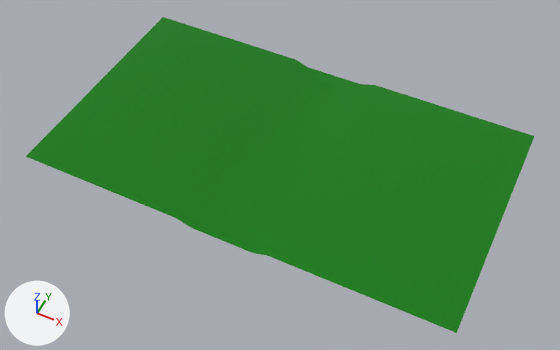
The FBX model 3D/FBX/Ground.fbx as it was, and as the next commit left it.
Rendered twice from a 50 mm lens placed at (15.1, -30.6, 35.5), pointed at (0.4, -1.2, -1.3). The lights are fixed; the arrows at lower left show +X, +Y and +Z. Where no turn or scale is listed for an object, it has been applied to the vertices.

Before the edit, the objects in view are built like this:
```python
mat_ground = principled_material('Ground')
mat_ground.base_color = (0.0, 0.193, 0.0)  # dark green #007a00
mat_ground.roughness = 0.0
me_mesh = bpy.data.meshes.new('Mesh')
me_mesh.from_pydata(...)  # 14 vertices, 12 faces; spans x -14.0..14.0, y -8.0..8.0, z -0.3..0.0
me_mesh.materials.append(mat_ground)  # dark green #007a00
ob_ground = bpy.data.objects.new('Ground', me_mesh)
ob_ground.location = (0.0, 0.0, 0.0)
```
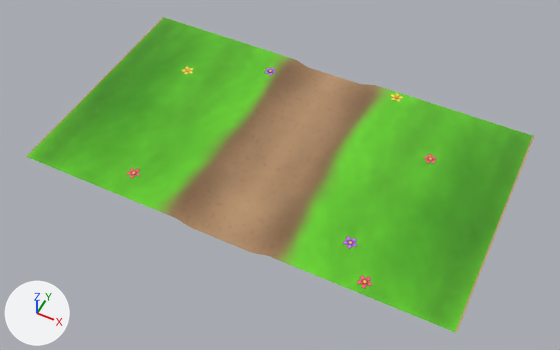
Location of each change, (x1, y1, x2, y2) in pixels of the pictures (560 x 350 px):
'Ground', surface changed, reshaped
    both: (26, 17, 534, 333)
part 1 of me_mesh, added
    after: (343, 237, 372, 288)
part 2 of me_mesh, added
    after: (391, 93, 437, 163)
part 3 of me_mesh, added
    after: (182, 67, 276, 75)
part 4 of me_mesh, added
    after: (127, 168, 140, 178)

The change, as a diff of the scene's bpy script:
```diff
--- a/3D/FBX/Ground.fbx.py
+++ b/3D/FBX/Ground.fbx.py
@@ img_flower_flower_diffuse_yellow_png @@
+img_flower_flower_diffuse_yellow_png = load_image('Flower_Flower_Diffuse_Yellow.png', '../Textures/Flowers/Flower_Flower_Diffuse_Yellow.png', 2048, 2048, 'sRGB')
@@ img_flower_flower_diffuse_purple_png @@
+img_flower_flower_diffuse_purple_png = load_image('Flower_Flower_Diffuse_Purple.png', '../Textures/Flowers/Flower_Flower_Diffuse_Purple.png', 2048, 2048, 'sRGB')
@@ img_flower_flower_diffuse_pink_png @@
+img_flower_flower_diffuse_pink_png = load_image('Flower_Flower_Diffuse_Pink.png', '../Textures/Flowers/Flower_Flower_Diffuse_Pink.png', 2048, 2048, 'sRGB')
@@ img_ground_ground_albedotransparency_png @@
+img_ground_ground_albedotransparency_png = load_image('Ground_Ground_AlbedoTransparency.png', '../Textures/Ground_Ground_AlbedoTransparency.png', 2048, 2048, 'sRGB')
@@ mat_ground @@
 mat_ground = principled_material('Ground')
-mat_ground.base_color = (0.0, 0.193, 0.0)  # dark green #007a00
+mat_ground.texture = img_ground_ground_albedotransparency_png
 mat_ground.roughness = 0.0
@@ mat_flower_02 @@
+mat_flower_02 = principled_material('Flower_02')
+mat_flower_02.texture = img_flower_flower_diffuse_yellow_png
+mat_flower_02.roughness = 0.0
@@ mat_flower_03 @@
+mat_flower_03 = principled_material('Flower_03')
+mat_flower_03.texture = img_flower_flower_diffuse_purple_png
+mat_flower_03.roughness = 0.0
@@ mat_flower_01 @@
+mat_flower_01 = principled_material('Flower_01')
+mat_flower_01.texture = img_flower_flower_diffuse_pink_png
+mat_flower_01.roughness = 0.0
@@ me_mesh @@
 # used by ob_ground; location = (0.0, 0.0, 0.0)
-me_mesh.from_pydata(...)  # 14 vertices, 12 faces; spans x -14.0..14.0, y -8.0..8.0, z -0.3..0.0
+me_mesh.from_pydata(...)  # 1414 vertices, 1916 faces; spans x -14.0..14.0, y -8.0..8.0, z -0.3..0.1
+# me_mesh part 1: 400 vertices added at x 6.4..9.0, y -7.6..-4.7, z 0.0..0.1
+# me_mesh part 2: 400 vertices added at x 4.4..9.1, y 2.7..7.9, z 0.0..0.1
+# me_mesh part 3: 400 vertices added at x -9.6..-3.6, y 3.1..6.5, z 0.0..0.1
+# me_mesh part 4: 200 vertices added at x -7.5..-6.7, y -6.6..-5.7, z 0.0..0.1
 me_mesh.materials.append(mat_ground)
+me_mesh.materials.append(mat_flower_03)  # picture img_flower_flower_diffuse_purple_png
+me_mesh.materials.append(mat_flower_01)  # picture img_flower_flower_diffuse_pink_png
+me_mesh.materials.append(mat_flower_02)  # picture img_flower_flower_diffuse_yellow_png
```
